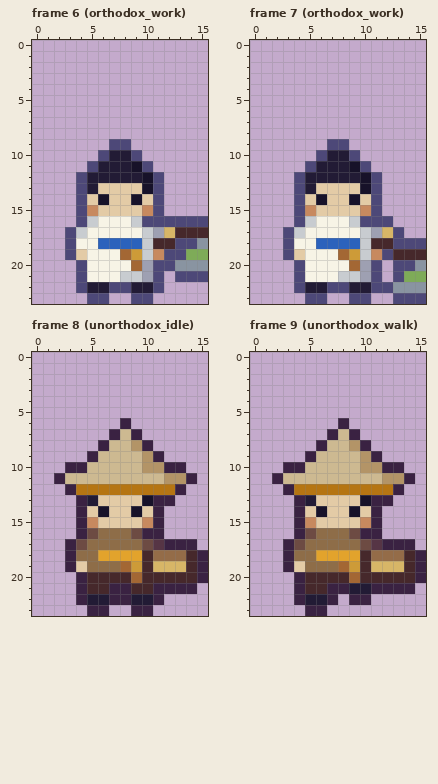
Pixel-art file, stored at art/mockup/trades/merchant.aseprite. Above: the version before the commit.
16x24 pixels, 21 frames. Shown: frame 6 (orthodox_work), frame 7 (orthodox_work), frame 8 (unorthodox_idle), frame 9 (unorthodox_walk). The commit also changed other frames, which this record leaves out.
After the commit:
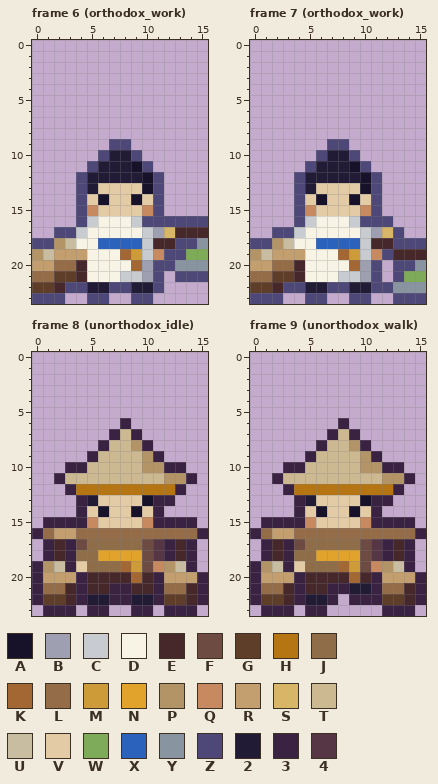
Palette (. is transparent): A #171229  B #9ea0b2  C #c8ccd0  D #f7f4e6  E #46282b  F #6d4b43  G #5e3d29  H #b57513  J #8e6d48  K #a36734  L #946c48  M #cd9b38  N #e2a32c  P #b39467  Q #c7895f  R #c39f6f  S #d7b667  T #cdb991  U #c9bda1  V #e3cba6  W #7eab58  X #2b62bc  Y #8994a1  Z #4d4878  2 #221b35  3 #3a2242  4 #563545
Commit: feat: give the mockup's merchant a shoulder pole with two baskets
Edits made:
{"where": "frame 6 (orthodox_work)"}
{"frame":6,"y":17,"x":2,"old":".","new":"Z"}
{"frame":6,"y":18,"x":0,"old":"...Z","new":"ZZPU"}
{"frame":6,"y":19,"x":0,"old":"...ZV","new":"PURRR"}
{"frame":6,"y":20,"x":0,"old":"....Z","new":"RRLLE"}
{"frame":6,"y":21,"x":0,"old":"....Z","new":"LLGGE"}
{"frame":6,"y":22,"x":0,"old":"....","new":"GGEZ"}
{"frame":6,"y":23,"x":0,"old":"...","new":"ZZZ"}
{"where": "frame 7 (orthodox_work)"}
{"frame":7,"y":17,"x":2,"old":".","new":"Z"}
{"frame":7,"y":18,"x":0,"old":"...Z","new":"ZZPU"}
{"frame":7,"y":19,"x":0,"old":"...ZV","new":"PURRR"}
{"frame":7,"y":20,"x":0,"old":"....Z","new":"RRLLE"}
{"frame":7,"y":21,"x":0,"old":"....Z","new":"LLGGE"}
{"frame":7,"y":22,"x":0,"old":"....","new":"GGEZ"}
{"frame":7,"y":23,"x":0,"old":"...","new":"ZZZ"}
{"where": "frame 8 (unorthodox_idle)"}
{"frame":8,"y":15,"x":1,"old":"...","new":"333"}
{"frame":8,"y":15,"x":12,"old":"...","new":"333"}
{"frame":8,"y":16,"x":0,"old":"....3FJJJF33....","new":"3LRRLLLLLLLLLLL3"}
{"frame":8,"y":17,"x":1,"old":"..","new":"3E"}
{"frame":8,"y":17,"x":13,"old":"3","new":"E"}
{"frame":8,"y":18,"x":1,"old":"..","new":"3E"}
{"frame":8,"y":18,"x":10,"old":"ELLLE3","new":"F43E3."}
{"frame":8,"y":19,"x":0,"old":"...","new":"3PU"}
{"frame":8,"y":19,"x":10,"old":"ESSSE3","new":"FQPU3."}
{"frame":8,"y":20,"x":0,"old":"....","new":"3RRR"}
{"frame":8,"y":20,"x":11,"old":"EEEE","new":"3RRR"}
{"frame":8,"y":21,"x":0,"old":"....","new":"3LLE"}
{"frame":8,"y":21,"x":12,"old":"333.","new":"LLE3"}
{"frame":8,"y":22,"x":0,"old":"....","new":"3GGE"}
{"frame":8,"y":22,"x":12,"old":"....","new":"GGE3"}
{"frame":8,"y":23,"x":1,"old":"...","new":"333"}
{"frame":8,"y":23,"x":12,"old":"...","new":"333"}
{"where": "frame 9 (unorthodox_walk)"}
{"frame":9,"y":15,"x":1,"old":"...","new":"333"}
{"frame":9,"y":15,"x":12,"old":"...","new":"333"}
{"frame":9,"y":16,"x":0,"old":"....3FJJJF33....","new":"3LRRLLLLLLLLLLL3"}
{"frame":9,"y":17,"x":1,"old":"..","new":"3E"}
{"frame":9,"y":17,"x":13,"old":"3","new":"E"}
{"frame":9,"y":18,"x":1,"old":"..","new":"3E"}
{"frame":9,"y":18,"x":10,"old":"ELLLE3","new":"F43E3."}
{"frame":9,"y":19,"x":0,"old":"...","new":"3PU"}
{"frame":9,"y":19,"x":10,"old":"ESSSE3","new":"FQPU3."}
{"frame":9,"y":20,"x":0,"old":"....","new":"3RRR"}
{"frame":9,"y":20,"x":11,"old":"EEEE","new":"3RRR"}
{"frame":9,"y":21,"x":0,"old":"....","new":"3LLE"}
{"frame":9,"y":21,"x":12,"old":"333.","new":"LLE3"}
{"frame":9,"y":22,"x":0,"old":"....","new":"3GGE"}
{"frame":9,"y":22,"x":11,"old":".....","new":"3GGE3"}
{"frame":9,"y":23,"x":1,"old":"...","new":"333"}
{"frame":9,"y":23,"x":12,"old":"...","new":"333"}
{"label":"changed","picture_box":[32,227,87,304]}
{"label":"changed","picture_box":[250,227,305,304]}
{"label":"changed","picture_box":[32,517,208,616]}
{"label":"changed","picture_box":[250,517,426,616]}
